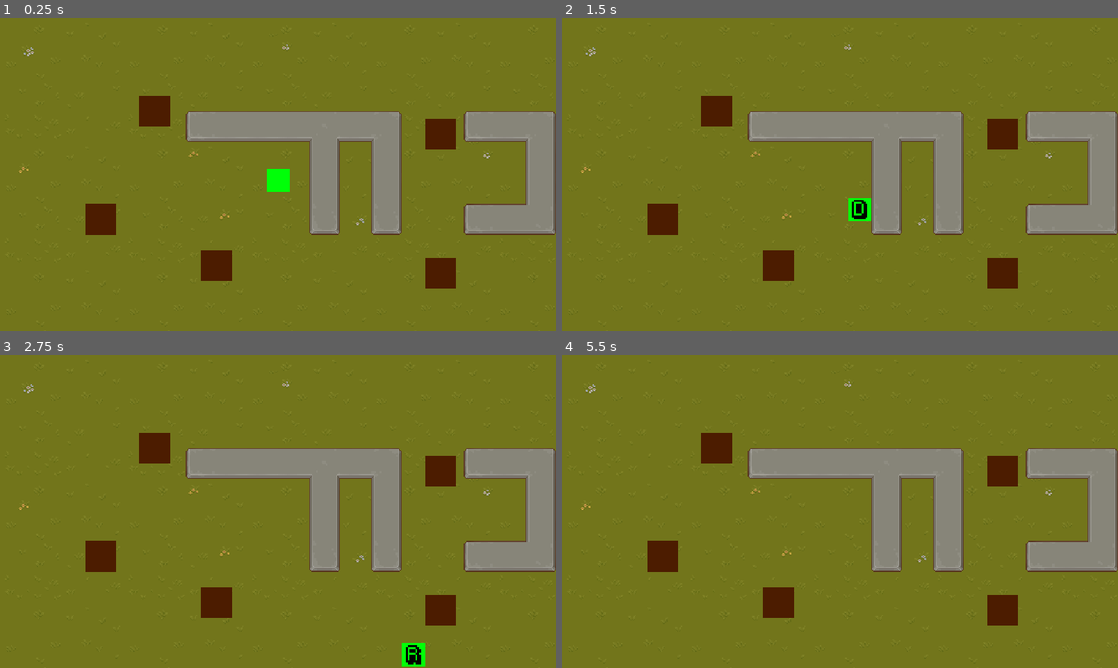
Above: before the commit, frames 1-4 (two rows, left to right).
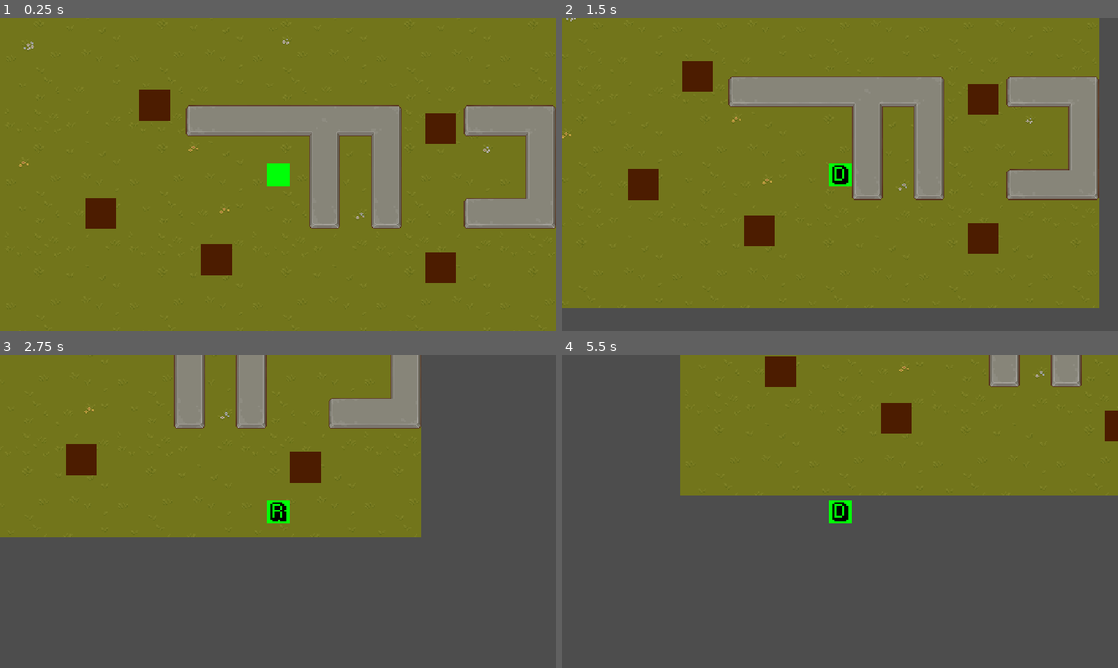
Above: after the commit, the same moments.

Repository: PotatoGolden76/rgda-game
Game: Godot game, scene res://Scenes/world.tscn
Same seed, same stepped clock (60 frames per second), same inputs: the game is played once before the commit and once after it.
Inputs:
- Up to frame 1 (0.25 s): no input
- Up to frame 2 (1.5 s): tap Enter at 0.5 s; hold D (right) 0.53-1.28 s; tap Space at 1.25 s; hold S (down) from 1.28 s (still down)
- Up to frame 3 (2.75 s): release S (down) at 2.03 s; hold D (right) from 2.03 s (still down)
- Up to frame 4 (5.5 s): release D (right) at 2.78 s; hold W (up) 2.78-3.53 s; tap Enter at 3.5 s; hold A (left) 3.53-5.03 s; hold S (down) from 5.03 s (still down)

The runs differ from the first frame. In frame 1, 4.4% of the frame differs, in the area x 3-100%, y 2-92%; in frame 2, 33%; in frame 3, 68%; in frame 4, 74%, in the area x 0-100%, y 0-100%.

Commit message:
player camera

Diff:
--- a/Scenes/world.tscn
+++ b/Scenes/world.tscn
@@ -708,6 +708,8 @@
 [node name="Player" parent="YSort" instance=ExtResource("1_cexyo")]
 position = Vector2(288, 168)
 
+[node name="Camera2D" type="Camera2D" parent="YSort/Player"]
+
 [node name="Wall" parent="YSort" instance=ExtResource("2_dvyuv")]
 position = Vector2(160, 96)
 
